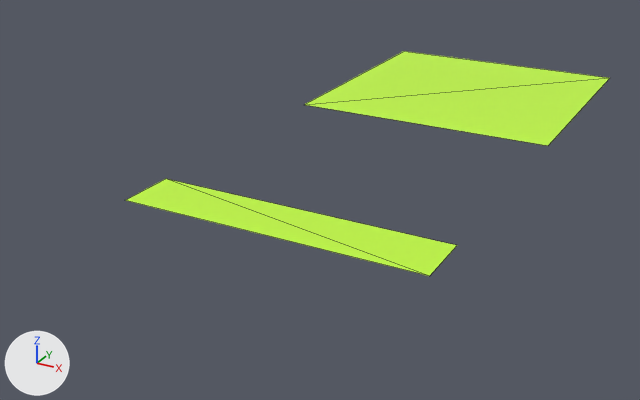
Renders of the glTF model assets/models/field.glb from each side of a commit.
One viewpoint serves both versions: a 50 mm camera at (244.0, -398.0, 218.0) aimed at (-36.0, 111.0, -37.0). The axes (+X, +Y, +Z) are drawn at lower left. The lights are the same throughout. Mesh edges are drawn as thin lines. Where no turn or scale is listed for an object, it has been applied to the vertices.

The first picture shows 'source', 'target'.
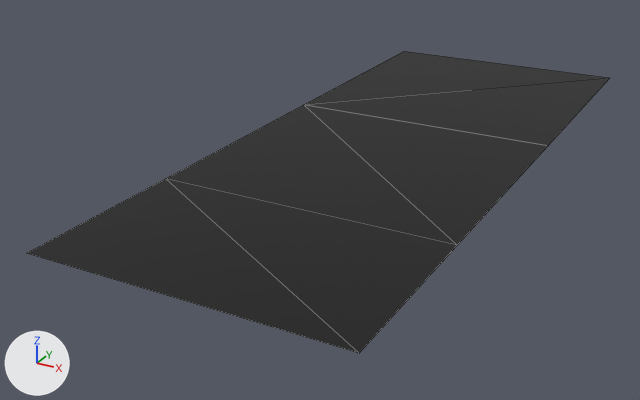
What differs and where, as boxes (x1, y1, x2, y2) in the pictures (640 x 400 px):
'source', recoloured, moved, rescaled (green to black, 30% wider, 79% taller)
    before: (126, 179, 457, 276)
    after: (27, 179, 457, 353)
'medium', added (black)
    after: (166, 105, 548, 245)
'target', recoloured (green to black)
    both: (304, 51, 610, 146)

Patch to the scene script:
```diff
--- a/assets/models/field.glb.py
+++ b/assets/models/field.glb.py
@@ mat_base @@
 mat_base = principled_material('base')
-mat_base.base_color = (0.548, 0.974, 0.0476)  # green #c3fc3e
+mat_base.base_color = (0.0, 0.0, 0.0)  # black #000000
@@ me_plane_001 @@
+me_plane_001.from_pydata([(100.0, -90.0, 0.0), (-100.0, -90.0, 0.0), (100.0, 90.0, 0.0), (-100.0, 90.0, 0.0)], [], [(0, 1, 3), (0, 3, 2)])
+me_plane_001.materials.append(mat_base)  # black #000000
@@ ob_source @@
 ob_source = bpy.data.objects.new('source', me_plane_002)
-ob_source.location = (0.0, 0.0, 0.0)
+ob_source.location = (0.0, -40.3, 0.0)
+ob_source.scale = (1.0, 3.02, 1.0)
@@ ob_medium @@
+ob_medium = bpy.data.objects.new('medium', me_plane_001)
+ob_medium.location = (0.0, 110.0, 0.0)
```
